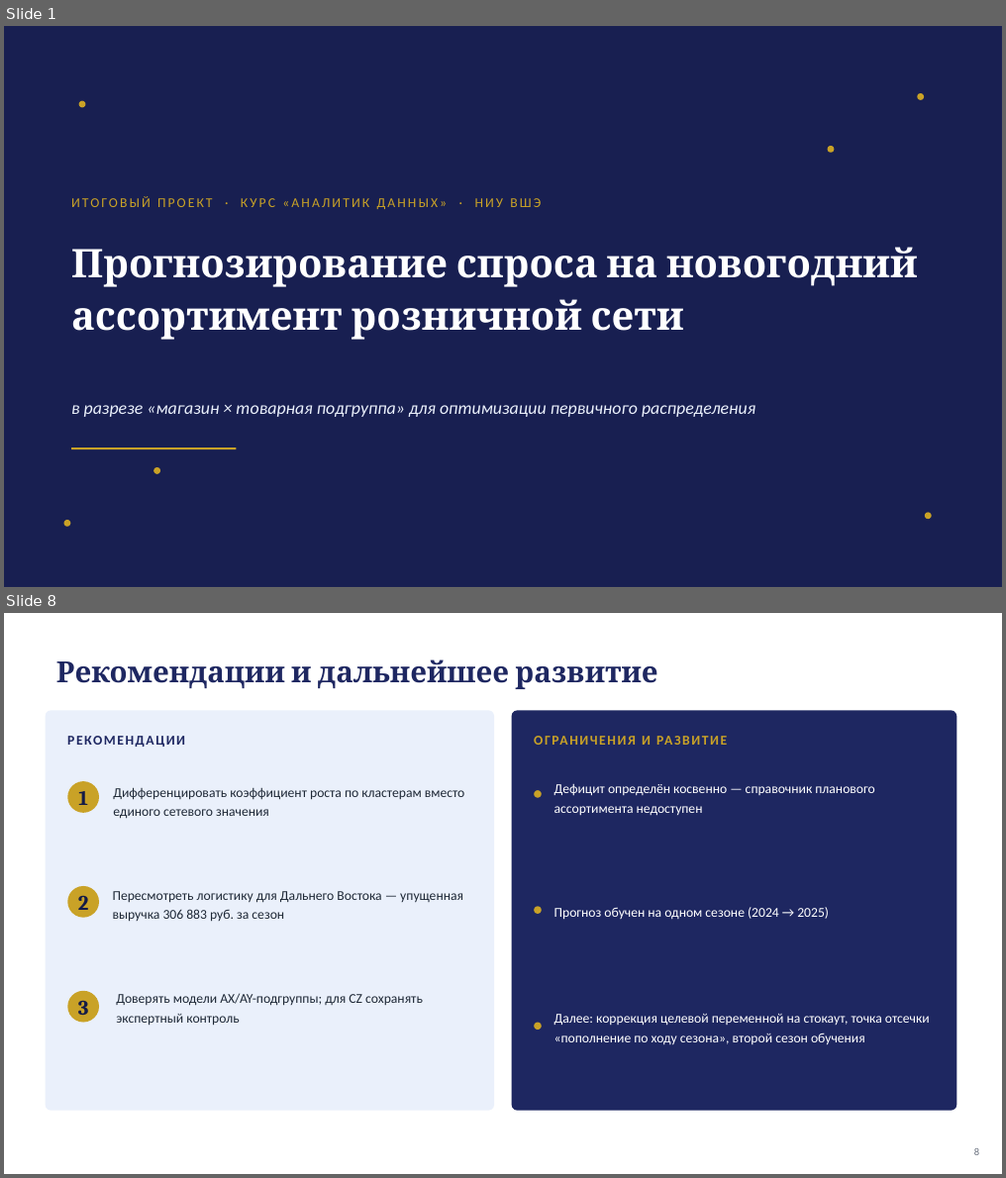
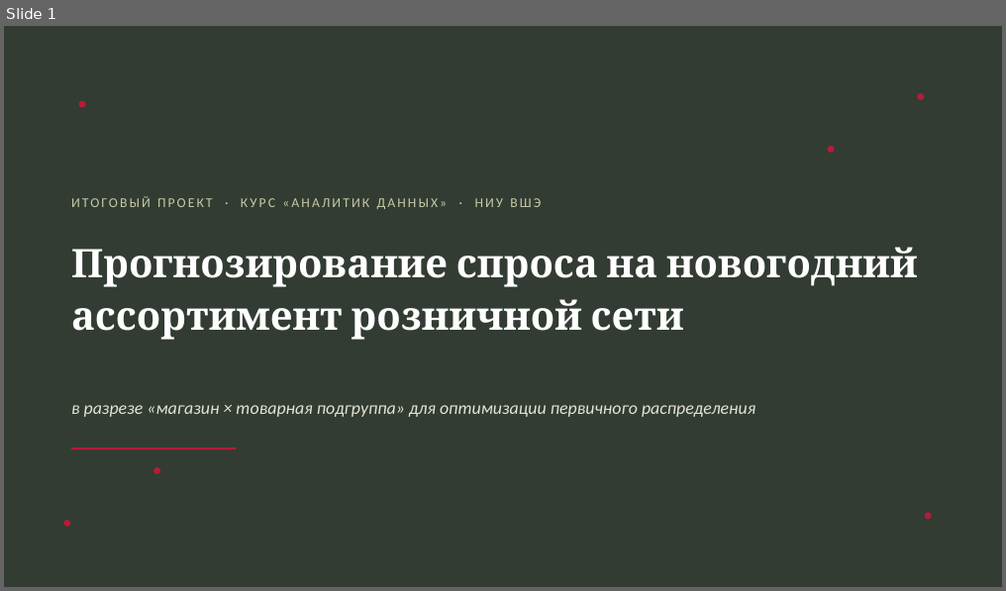
Before and after one commit to AnastasiyaEremina/final_project_hse_eremina, a slide deck: presentation/presentation.pptx. Shown one above the other, each under a label of ours: slides 1 and 8 before the commit, slide 1 after it; the slides between them are not shown. The pictures are 1006x1178 and 1006x591 pixels, drawn with LibreOffice and Linux fonts; fonts in the diff are those of the drawing. Boxes give left, top, right and bottom in pixels: in the first picture for what was removed or moved away, otherwise in the second. Text is boxed around its words. In the diff, an @@ line names an element or a change of style, - is before the commit and + after.

```diff
--- a/presentation/presentation.pptx
+++ b/presentation/presentation.pptx
@@ slide 8 removed at bbox=[4, 613, 1002, 1174], background #FFFFFF @@
@@ text removed at bbox=[56, 662, 285, 688] @@
-РЕКОМЕНДАЦИИ
@@ text removed at bbox=[291, 666, 657, 689] @@
-ОГРАНИЧЕНИЯ И РАЗВИТИЕ
@@ text removed at bbox=[318, 660, 509, 688] @@
-Рекомендации и дальнейшее развитие
@@ rounded rectangle removed at bbox=[46, 710, 494, 1111] @@
@@ rounded rectangle removed at bbox=[512, 710, 957, 1111] @@
@@ ellipse removed at bbox=[67, 781, 99, 813] @@
@@ text removed at bbox=[113, 787, 465, 819] @@
-Дифференцировать коэффициент роста по кластерам вместо единого сетевого значения
@@ ellipse removed at bbox=[534, 790, 542, 798] @@
@@ text removed at bbox=[554, 784, 874, 816] @@
-Дефицит определён косвенно — справочник планового ассортимента недоступен
@@ text removed at bbox=[78, 791, 88, 805] @@
-1
@@ ellipse removed at bbox=[67, 886, 99, 918] @@
@@ text removed at bbox=[78, 896, 89, 910] @@
-2
@@ text removed at bbox=[113, 891, 463, 922] @@
-Пересмотреть логистику для Дальнего Востока — упущенная выручка 306 883 руб. за сезон
@@ ellipse removed at bbox=[534, 906, 542, 914] @@
@@ text removed at bbox=[554, 907, 829, 920] @@
-Прогноз обучен на одном сезоне (2024 → 2025)
@@ ellipse removed at bbox=[67, 991, 99, 1023] @@
@@ text removed at bbox=[116, 993, 423, 1026] @@
-Доверять модели AX/AY-подгруппы; для CZ сохранять экспертный контроль
@@ text removed at bbox=[78, 1001, 89, 1015] @@
-3
@@ ellipse removed at bbox=[534, 1023, 542, 1030] @@
@@ text removed at bbox=[554, 1014, 930, 1046] @@
-Далее: коррекция целевой переменной на стокаут, точка отсечки «пополнение по ходу сезона», второй сезон обучения
@@ text removed at bbox=[974, 1149, 979, 1156] @@
-8
@@ slide 1 changed as well @@
@@ background #1E2761 to #323C32 @@
@@ rectangle removed at bbox=[4, 26, 1002, 587] @@
@@ fill #C9A227 to #B61B3B in 6 elements at bbox=[79, 101, 85, 107], bbox=[918, 93, 924, 100], bbox=[63, 520, 70, 527], bbox=[925, 513, 932, 519], bbox=[153, 468, 160, 474], bbox=[828, 146, 835, 153] @@
@@ text "ИТОГОВЫЙ ПРОЕКТ · КУРС «АНАЛИТИК ..." at bbox=[71, 196, 541, 209]: text colour #C9A227 to #C5C9A6 @@
@@ text "в разрезе «магазин × товарная ..." at bbox=[71, 405, 755, 417]: text colour #EAF0FB to #E4E2D3 @@
@@ line (71, 449) - (236, 449): stroke #C9A227 2 pt to #B61B3B 2 pt @@
```
Also in this commit, not shown: 5 other slides changed, 6 slides added, 2 other slides removed, 13 other files.
